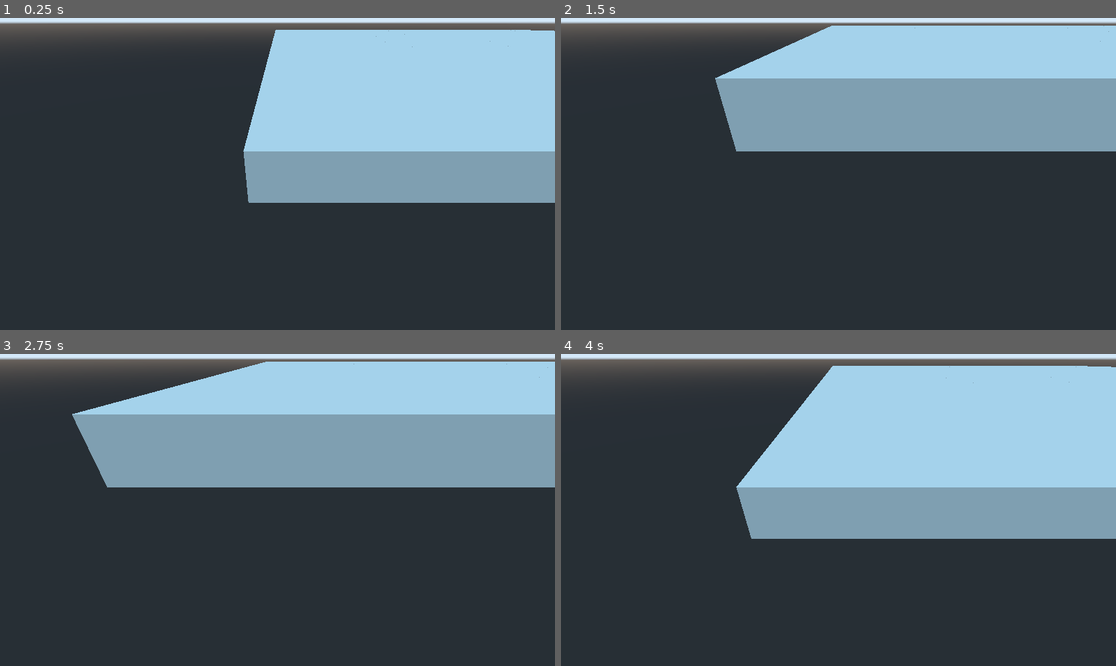
Above: before the commit, frames 1-4 (two rows, left to right).
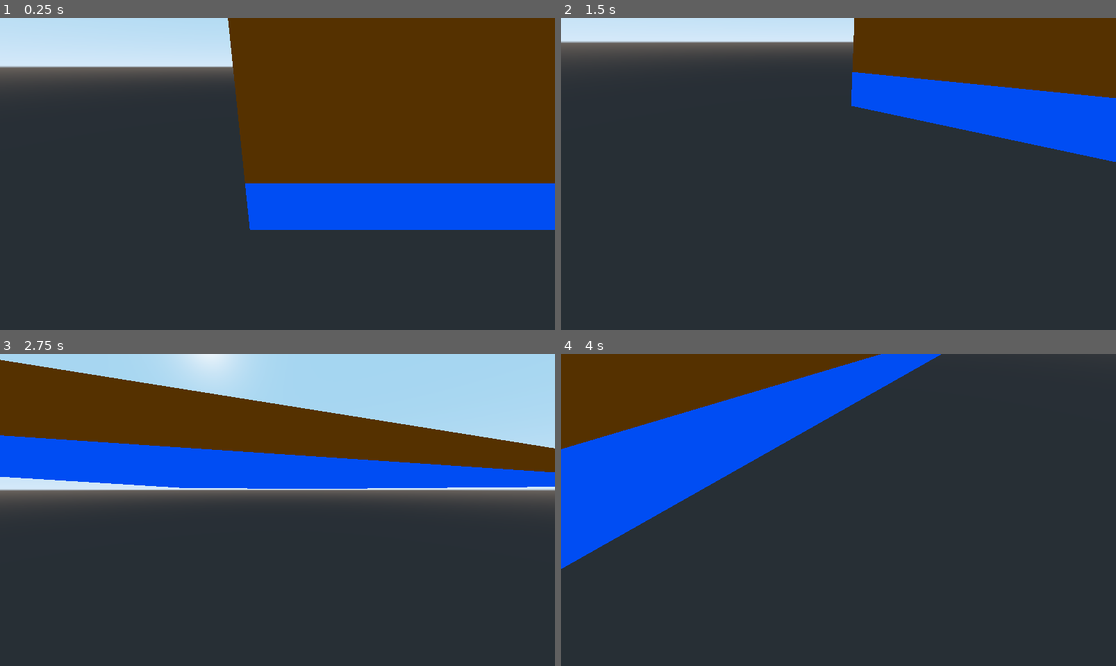
Above: after the commit, the same moments.

Repository: felipefcm/terrain-noise-v2
Game: Godot game, scene res://World.tscn
Same seed, same stepped clock (60 frames per second), same inputs: the game is played once before the commit and once after it.
Inputs (mouse positions are in pixels of both pictures, inside the frame that each line leads up to):
- Up to frame 1 (0.25 s): no input
- Up to frame 2 (1.5 s): tap Enter at 0.5 s; move the mouse to (960, 158) at 0.52 s; hold Right (ui_right) 0.53-1.28 s; move the mouse to (727, 189) at 1.27 s; hold Ctrl (fly_down) from 1.28 s (still down)
- Up to frame 3 (2.75 s): move the mouse to (333, 441) at 2.02 s; release Ctrl (fly_down) at 2.03 s; hold Right (ui_right) from 2.03 s (still down)
- Up to frame 4 (4 s): move the mouse to (810, 572) at 2.77 s; release Right (ui_right) at 2.78 s; hold Shift (fly_up) 2.78-3.53 s; move the mouse to (1005, 556) at 3.52 s; hold Left (ui_left) from 3.53 s (still down)

The runs differ from the first frame. In frame 1, 47% of the frame differs, in the area x 0-100%, y 0-68%; in frame 2, 33%; in frame 3, 37%; in frame 4, 57%, in the area x 0-100%, y 0-69%.

Commit message:
Added cool camera controls

Diff:
--- a/World.tscn
+++ b/World.tscn
@@ -7,11 +7,14 @@
 [ext_resource path="res://materials/Water.tres" type="Material" id=5]
 [ext_resource path="res://materials/Sand.tres" type="Material" id=6]
 [ext_resource path="res://materials/Dirt.tres" type="Material" id=7]
+[ext_resource path="res://materials/Ice.tres" type="Material" id=8]
 
 [node name="World" type="Spatial"]
 
 [node name="Camera" type="Camera" parent="."]
-transform = Transform( 1, 0, 0, 0, 0.827159, 0.561968, 0, -0.561968, 0.827159, 0, 2.05918, 3.39179 )
+transform = Transform( 1, 0, 0, 0, 0.866025, 0.5, 0, -0.5, 0.866025, 0, 2.05918, 2.90771 )
+current = true
+fov = 80.0
 script = ExtResource( 2 )
 
 [node name="Terrain" type="Spatial" parent="."]
@@ -21,3 +24,5 @@
 dirt = ExtResource( 7 )
 sand = ExtResource( 6 )
 water = ExtResource( 5 )
+ice = ExtResource( 8 )
+layers = 3
--- /dev/null
+++ b/materials/Ice.tres
@@ -0,0 +1,6 @@
+[gd_resource type="SpatialMaterial" format=2]
+
+[resource]
+flags_unshaded = true
+params_specular_mode = 3
+albedo_color = Color( 0.960784, 0.972549, 1, 1 )
--- a/scripts/Camera.gd
+++ b/scripts/Camera.gd
@@ -1,38 +1,47 @@
 extends Camera
 
-export (float) var sensibility = 1;
+export (float) var moveSensitivity = 5;
+export (float) var lookSensitivity = 0.1;
+
+var forward: Vector3;
 
 func _ready():
-	# Input.set_mouse_mode(Input.MOUSE_MODE_CAPTURED);
+	Input.set_mouse_mode(Input.MOUSE_MODE_CAPTURED);
 	pass;
 
+func _process(delta: float):
+	handleKey(delta);
+
 func _unhandled_input(event):
-
-	if(event is InputEventKey):
-		handleKey(event);
-	elif(event is InputEventMouseMotion):
+	if(event is InputEventMouseMotion):
 		handleMouseMotion(event);
 
-func handleKey(event: InputEventKey):
+func handleKey(delta: float):
 
-	if(event.is_action_pressed('ui_cancel')):
+	if(Input.is_action_pressed('ui_cancel')):
 		get_tree().quit();
 
-	var rightStr = event.get_action_strength('ui_right');
-	var leftStr = event.get_action_strength('ui_left');
-	var frontStr = event.get_action_strength('ui_up');
-	var backStr = event.get_action_strength('ui_down');
+	var rightStr = Input.get_action_strength('ui_right');
+	var leftStr = Input.get_action_strength('ui_left');
+	var frontStr = Input.get_action_strength('ui_up');
+	var backStr = Input.get_action_strength('ui_down');
 
-	var up = event.get_action_strength('fly_up');
-	var down = event.get_action_strength('fly_down');
+	var up = Input.get_action_strength('fly_up');
+	var down = Input.get_action_strength('fly_down');
 
-	var motion := Vector3(
+	var motion: Vector3 = Vector3(
 		rightStr - leftStr,
 		up - down,
 		backStr - frontStr
-	);
+	) * moveSensitivity * delta;
 
-	translation = translation + motion * sensibility;
+	translate_object_local(motion);
+	get_tree().set_input_as_handled();
 
 func handleMouseMotion(event: InputEventMouseMotion):
-	pass;
+
+	var direction = event.relative;
+	rotation_degrees.x += -direction.y * lookSensitivity;
+	rotation_degrees.y += -direction.x * lookSensitivity;
+
+	get_tree().set_input_as_handled();
--- a/scripts/Terrain.gd
+++ b/scripts/Terrain.gd
@@ -5,6 +5,7 @@
 export (Material) var dirt;
 export (Material) var sand;
 export (Material) var water;
+export (Material) var ice;
 
 export (int) var width = 64;
 export (int) var depth = 64;
@@ -39,5 +40,20 @@
 	cell.height = blockSize;
 	cell.depth = blockSize;
 
+	cell.material = determineMaterial(worldPosition);
+
 	cell.translation = to_local(worldPosition);
 	add_child(cell);
+
+func determineMaterial(position: Vector3) -> Material:
+
+	var cellHeight = position.y / blockSize;
+	var material;
+
+	if(cellHeight <= 0): material = water;
+	elif(cellHeight < 1): material = sand;
+	elif(cellHeight < 3): material = dirt;
+	elif(cellHeight < 5): material = grass;
+	elif(cellHeight < 7): material = ice;
+
+	return material;
Not shown: 1 places in World.tscn that only renumber resources
Not shown, added: terrainGenerator.code-workspace
